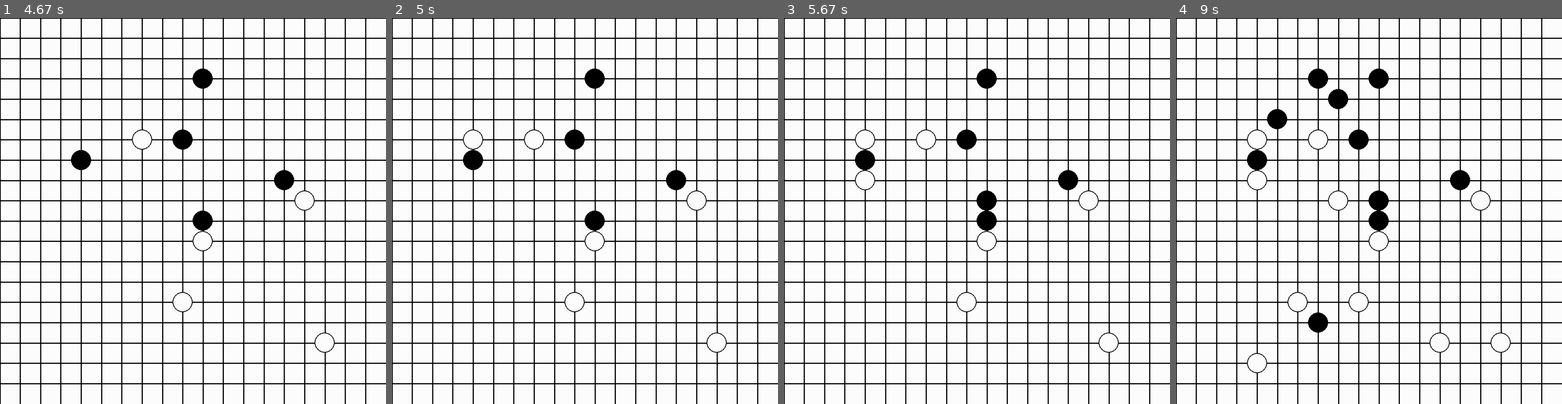
Above: before the commit, frames 1-4 (left to right).
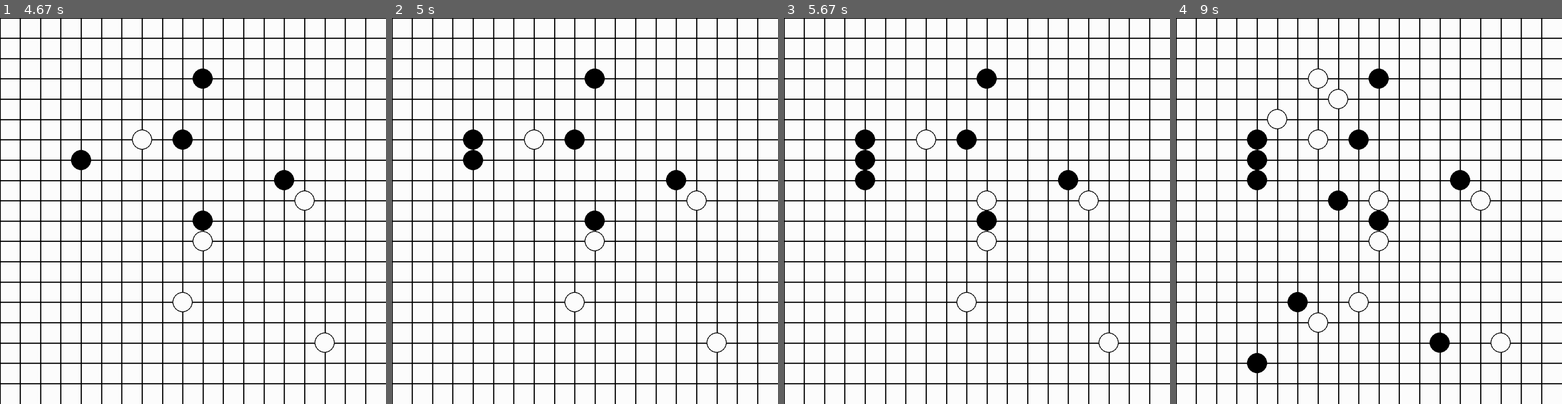
Above: after the commit, the same moments.

Repository: bedrock17/soaf_pygame
Game: pygame game, started from OMOK/game.py
The game is run twice, just before and just after one commit, with the same random seed, the same clock (stepped at 60 frames per second) and the same inputs.
Inputs (mouse positions are in pixels of both pictures, inside the frame that each line leads up to):
- Up to frame 1 (4.67 s): click (193, 211) at 0.43 s; click (193, 238) at 0.8 s; click (73, 153) at 1.2 s; click (335, 346) at 1.6 s; move the mouse to (200, 79) at 1.87 s; click (200, 79) at 2 s; move the mouse to (173, 311) at 2.27 s; click (173, 311) at 2.4 s; click (181, 145) at 2.8 s; click (138, 129) at 3.2 s; click (293, 176) at 3.6 s; move the mouse to (312, 203) at 3.87 s; click (312, 203) at 4 s; move the mouse to (73, 160) at 4.27 s; click (73, 160) at 4.4 s
- Up to frame 2 (5 s): click (473, 137) at 4.8 s
- Up to frame 3 (5.67 s): click (992, 195) at 5.2 s; click (865, 187) at 5.6 s
- Up to frame 4 (9 s): move the mouse to (1311, 322) at 5.87 s; click (1311, 322) at 6 s; move the mouse to (1253, 353) at 6.27 s; click (1253, 353) at 6.4 s; click (1307, 83) at 6.8 s; click (1330, 195) at 7.2 s; click (1276, 110) at 7.6 s; move the mouse to (1438, 338) at 7.87 s; click (1438, 338) at 8 s; move the mouse to (1345, 95) at 8.27 s; click (1345, 95) at 8.4 s; click (1295, 307) at 8.8 s

Frame 1 is identical in both runs. In frame 2, 0.2% of the frame differs, in the area x 18-24%, y 29-34%; in frame 3, 0.6%; in frame 4, 2.0%, in the area x 18-71%, y 13-92%.

Commit message:
add OMOK

Diff:
--- a/OMOK/game.py
+++ b/OMOK/game.py
@@ -11,16 +11,19 @@
   BLACK = auto()
   WHITE = auto()
 
+WIN_STONE_COUNT = 5
+
 print(list(STONE))
 
 screen = pygame.display.set_mode((1000, 1000))
 
 clock = pygame.time.Clock()
 
-run = True
+
 
 class OMOK:
   def __init__(self, width, height, mode):
+    self.run = True
     self.width = width
     self.height = height
     self.mode = mode
@@ -44,16 +47,92 @@
             return (i, j)
     return False
 
+  def stoneCount(self, i, j, stone):
+
+    print(i, j, stone)
+    #오른쪽
+    if j + WIN_STONE_COUNT < self.width + 1:
+      count = 0
+      for k in range(WIN_STONE_COUNT):
+        if self.map[i][j + k] == stone:
+          count += 1
+          if count == WIN_STONE_COUNT:
+            return stone
+        else:
+          break
+
+    #좌하단
+    if i + WIN_STONE_COUNT < self.height + 1 and j - WIN_STONE_COUNT >= 0:
+      count = 0
+      for k in range(WIN_STONE_COUNT):
+        if self.map[i + k][j - k] == stone:
+          count += 1
+          if count == WIN_STONE_COUNT:
+            return stone
+        else:
+          break
+    #아래
+    if i + WIN_STONE_COUNT < self.height + 1:
+      count = 0
+      for k in range(WIN_STONE_COUNT):
+        if self.map[i + k][j] == stone:
+          count += 1
+          if count == WIN_STONE_COUNT:
+            return stone
+        else:
+          break
+    #우하단
+    if i + WIN_STONE_COUNT < self.height + 1 and j + WIN_STONE_COUNT < self.width + 1:
+      count = 0
+      for k in range(WIN_STONE_COUNT):
+        if self.map[i + k][j + k] == stone:
+          count += 1
+          if count == WIN_STONE_COUNT:
+            return stone
+        else:
+          break
+
+    return STONE.NONE
+
+  def gameEndCheck(self):
+    stone = STONE.NONE
+
+    for i in range(self.width + 1):
+      for j in range(self.height + 1):
+        if self.map[i][j] != STONE.NONE:
+          stone = self.stoneCount(i, j, self.map[i][j])
+          if stone != STONE.NONE:
+            return stone
+
+    return stone
+
+
+
   def proc(self, pos):
     print(pos)
     idx = self.posToStoneIdx(pos)
+
+    if self.map[idx[0]][idx[1]] != STONE.NONE:
+      return
+
+
+
     if idx != False:
       print("DEBUG : ", idx)
       self.map[idx[0]][idx[1]] = self.turn
+
+      stone = self.gameEndCheck()
+      if stone != STONE.NONE:
+        print("WIN : ", stone)
+        self.run = False
+        return
+
       if self.turn == STONE.BLACK:
         self.turn = STONE.WHITE
       else:
         self.turn = STONE.BLACK
+
+
 
   def draw(self):
 
@@ -80,18 +159,40 @@
           pygame.draw.ellipse(screen, (0xff,0xff,0xff), pygame.Rect([width * i - self.stoneRadius, height * j - self.stoneRadius], (self.stoneRadius * 2, self.stoneRadius * 2)))
           pygame.draw.ellipse(screen, (0,0,0), pygame.Rect([width * i - self.stoneRadius, height * j - self.stoneRadius], (self.stoneRadius * 2, self.stoneRadius * 2)), 2)
 
+  def gameEnd(self):
+
+    if self.turn == STONE.BLACK:
+      screen.fill((0,0,0))
+    else:
+      screen.fill((0xff, 0xff, 0xff))
+    sf = pygame.font.SysFont("Monospace",40,bold=True)
+    textStr = "WIN"
+    text = sf.render(textStr,True,(0,172,255))
+    screen.blit(text,((screen.get_width()/2, screen.get_height()/2)))
+    if self.turn == STONE.BLACK:
+      textStr = "BLACK"
+    else:
+      textStr = "WHITE"
+    text = sf.render(textStr,True,(0,172,255))
+    screen.blit(text,(screen.get_width()/2, screen.get_height()/2  + 100))
+
+
+    pygame.display.flip()
+    time.sleep(2)
+
+
 
 
 omok = OMOK(19, 19, 0)
 
-while run:
+while omok.run:
   key = 1
   pos = 0
   #KEY INPUT
   for event in pygame.event.get():
     if event.type == pygame.QUIT:
-      print("GAME END")
-      run = False
+
+      omok.run = False
       break
     elif event.type == pygame.KEYDOWN:
       keyStatus = 1
@@ -118,3 +219,5 @@
 
   pygame.display.flip()
   clock.tick(10)
+
+omok.gameEnd()
